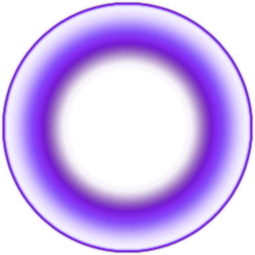
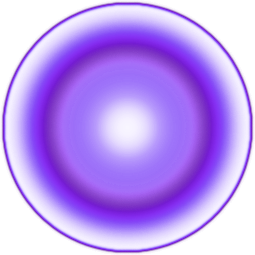
Before/after of a 255 × 255 layered artwork. What changed in the layer stack:
added layer "Layer 1" over (44, 44, 211, 211)
